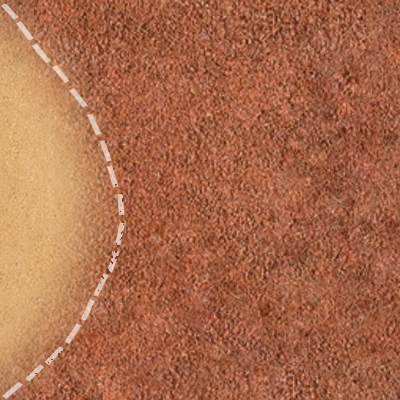
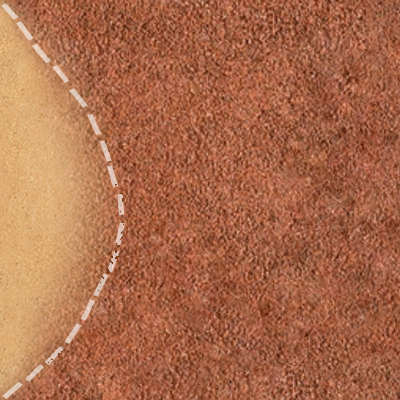
Layer changes from the first 400×400 image to the second:
painted on "Слой 2" over [left=0, top=0, right=52, bottom=400]
